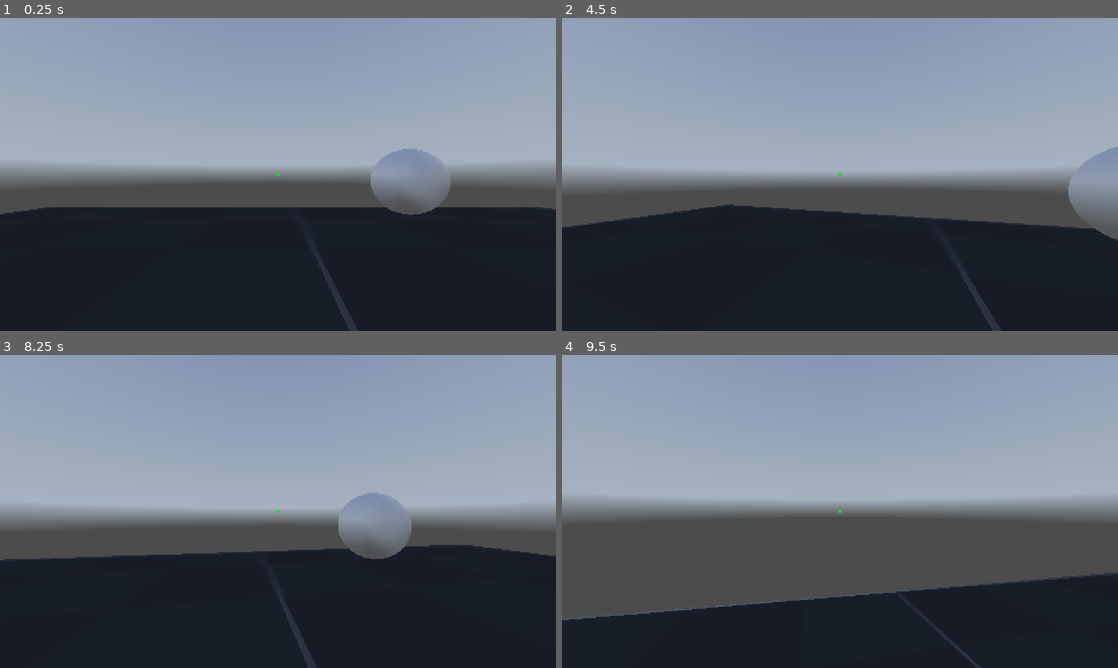
Above: before the commit, frames 1-4 (two rows, left to right).
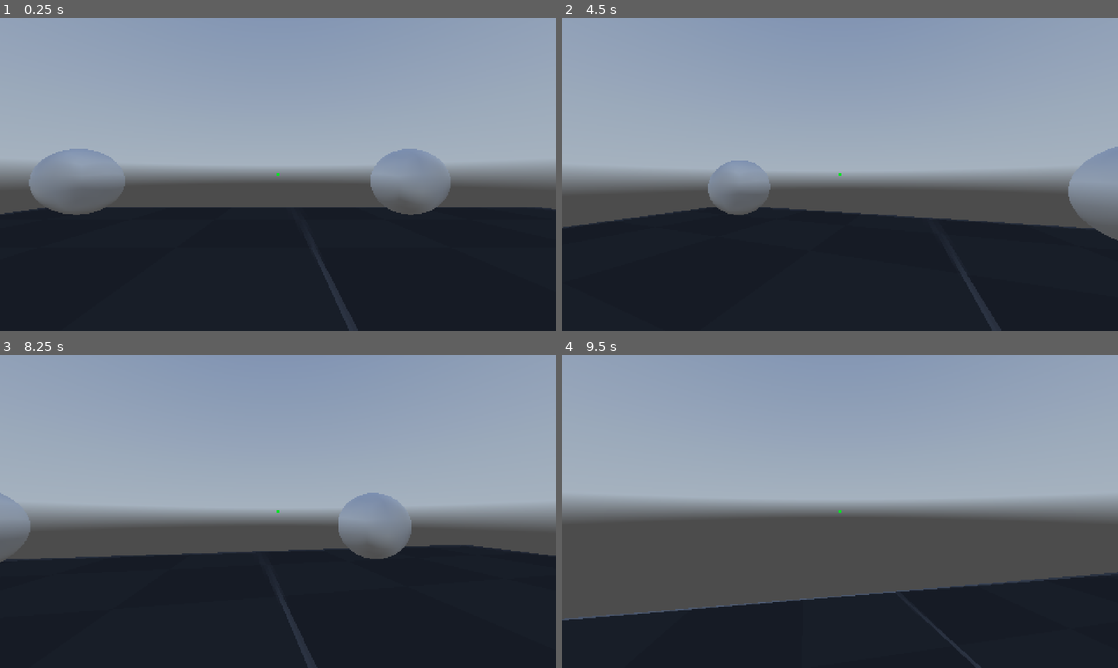
Above: after the commit, the same moments.

Repository: CarpetBakery/ThreeEnds
Game: Godot game, scene res://maps/test/mpInteractTest.tscn
Two runs of this game, one before a commit and one after it. Both use one fixed random seed, a clock stepped at 60 frames per second and the inputs below. A sky picture missing from this copy of the repository is replaced by a grey-blue gradient.
Inputs (mouse positions are in pixels of both pictures, inside the frame that each line leads up to):
- Up to frame 1 (0.25 s): no input
- Up to frame 2 (4.5 s): tap Enter (ui_accept) at 0.5, 3.5 s; move the mouse to (867, 174) at 0.52 s; hold W (forward) from 0.53 s (still down); tap E (interact) at 0.6, 1.55, 2.3, 2.85, 3.8 s; click (867, 174) at 0.67 s; tap Space (jump) at 0.77, 1.52, 3.02, 3.77 s; move the mouse to (812, 174) at 1.27 s; tap Ctrl (crouch) at 1.35 s; move the mouse to (851, 168) at 2.02 s; hold Alt (free_look) 2.03-2.78 s; move the mouse to (834, 180) at 2.77 s; click (834, 180) at 2.92 s; move the mouse to (878, 177) at 3.52 s; press the mouse at (878, 177) at 3.53 s; tap R (debug_restart) at 4.25 s; move the mouse to (795, 171) at 4.27 s; release the mouse at (795, 171) at 4.28 s; tap Mouse wheel down (mouseWheelDown) at 4.35 s
- Up to frame 3 (8.25 s): tap Space (jump) at 4.52, 6.02, 6.77, 7.52 s; tap E (interact) at 4.55, 5.3, 6.05, 6.6, 7.55 s; move the mouse to (283, 511) at 5.02 s; tap Mouse wheel up (mouseWheelUp) at 5.1 s; click (283, 511) at 5.17 s; move the mouse to (255, 505) at 5.77 s; release W (forward) at 5.78 s; hold D (right) 5.78-6.53 s; tap Shift (sprint) at 5.85 s; move the mouse to (305, 511) at 6.52 s; hold W (forward) from 6.53 s (still down); tap Enter (ui_accept) at 7.25 s; move the mouse to (250, 511) at 7.27 s; tap Ctrl (crouch) at 7.35 s; click (250, 511) at 7.42 s; tap R (debug_restart) at 8 s; move the mouse to (289, 505) at 8.02 s; hold Alt (free_look) from 8.03 s (still down)
- Up to frame 4 (9.5 s): tap E (interact) at 8.3, 8.85 s; move the mouse to (834, 517) at 8.77 s; release W (forward) at 8.78 s; release Alt (free_look) at 8.78 s; hold A (left) from 8.78 s (still down); tap Space (jump) at 9.02 s

The runs differ from the first frame. In frame 1, 1.9% of the frame differs, in the area x 5-23%, y 41-63%; in frame 2, 1.1%; in frame 3, 0.5%; in frame 4, nothing differs.

Commit message:
interaction system overhaul

Diff:
--- a/maps/test/mpInteractTest.tscn
+++ b/maps/test/mpInteractTest.tscn
@@ -1,9 +1,10 @@
-[gd_scene load_steps=14 format=3 uid="uid://dk67utygqsb1p"]
+[gd_scene load_steps=15 format=3 uid="uid://dk67utygqsb1p"]
 
 [ext_resource type="Texture2D" uid="uid://dvw4wya6apiut" path="res://assets/hdris/kloofendal_48d_partly_cloudy_puresky_2k.hdr" id="1_ujqab"]
 [ext_resource type="Texture2D" uid="uid://dflihjofrhrwh" path="res://assets/textures/dev/grids/Dark/texture_07.png" id="2_oksw5"]
 [ext_resource type="PackedScene" uid="uid://bkl5uauqwgryi" path="res://objects/player.tscn" id="3_gutj5"]
 [ext_resource type="Script" path="res://scripts/Interactable.gd" id="3_ixfmc"]
+[ext_resource type="Script" path="res://scripts/interaction/test/IntrTest1.gd" id="4_pfnsk"]
 
 [sub_resource type="PanoramaSkyMaterial" id="PanoramaSkyMaterial_g2xyr"]
 panorama = ExtResource("1_ujqab")
@@ -45,35 +46,49 @@
 material_override = SubResource("StandardMaterial3D_3svr0")
 use_collision = true
 
-[node name="Area3D" type="Area3D" parent="Level" node_paths=PackedStringArray("meshInst")]
+[node name="Interactable1" type="Area3D" parent="Level"]
 transform = Transform3D(1, 0, 0, 0, 1, 0, 0, 0, 1, 4.11339, 1.26653, 0)
 script = ExtResource("3_ixfmc")
-meshInst = NodePath("MeshInstance3D")
 interactionText = "This is something"
 
-[node name="MeshInstance3D" type="MeshInstance3D" parent="Level/Area3D"]
+[node name="MeshInstance3D" type="MeshInstance3D" parent="Level/Interactable1"]
 material_override = SubResource("StandardMaterial3D_ptqns")
 mesh = SubResource("QuadMesh_i8741")
 skeleton = NodePath("../..")
 
-[node name="CollisionShape3D" type="CollisionShape3D" parent="Level/Area3D"]
+[node name="CollisionShape3D" type="CollisionShape3D" parent="Level/Interactable1"]
 transform = Transform3D(1.08522, 0, 0, 0, 1.08522, 0, 0, 0, 1.08522, 0, 0, 0)
 shape = SubResource("BoxShape3D_ldho3")
 
-[node name="Area3D2" type="Area3D" parent="Level" node_paths=PackedStringArray("meshInst")]
+[node name="Interactable2" type="Area3D" parent="Level"]
 transform = Transform3D(1, 0, 0, 0, 1, 0, 0, 0, 1, 1.11339, 1.26653, -4)
 script = ExtResource("3_ixfmc")
-meshInst = NodePath("MeshInstance3D")
 interactionText = "Interaction text"
 
-[node name="MeshInstance3D" type="MeshInstance3D" parent="Level/Area3D2"]
+[node name="MeshInstance3D" type="MeshInstance3D" parent="Level/Interactable2"]
 material_override = SubResource("StandardMaterial3D_ptqns")
 mesh = SubResource("CapsuleMesh_m4x6n")
 skeleton = NodePath("../..")
 
-[node name="CollisionShape3D" type="CollisionShape3D" parent="Level/Area3D2"]
+[node name="CollisionShape3D" type="CollisionShape3D" parent="Level/Interactable2"]
 transform = Transform3D(1.08522, 0, 0, 0, 1.08522, 0, 0, 0, 1.08522, 0, 0, 0)
 shape = SubResource("BoxShape3D_ldho3")
 
+[node name="Interactable3" type="Area3D" parent="Level"]
+transform = Transform3D(1, 0, 0, 0, 1, 0, 0, 0, 1, -3.88661, 1.26653, -4)
+script = ExtResource("4_pfnsk")
+interactionText = "THIS IS WORKING!!!"
+
+[node name="MeshInstance3D" type="MeshInstance3D" parent="Level/Interactable3"]
+material_override = SubResource("StandardMaterial3D_ptqns")
+mesh = SubResource("CapsuleMesh_m4x6n")
+skeleton = NodePath("../..")
+
+[node name="CollisionShape3D" type="CollisionShape3D" parent="Level/Interactable3"]
+transform = Transform3D(1.08522, 0, 0, 0, 1.08522, 0, 0, 0, 1.08522, 0, 0, 0)
+shape = SubResource("BoxShape3D_ldho3")
+
+[node name="AudioStreamPlayer3D" type="AudioStreamPlayer3D" parent="Level/Interactable3"]
+
 [node name="player" parent="." instance=ExtResource("3_gutj5")]
 transform = Transform3D(1, 0, 0, 0, 1, 0, 0, 0, 1, -0.873555, 0, -1.13524)
--- a/scripts/Interactable.gd
+++ b/scripts/Interactable.gd
@@ -1,22 +1,26 @@
 class_name Interactable extends Area3D
 
-@export var meshInst: MeshInstance3D
+## Text displayed when you're looking at an object
 @export_multiline var interactionText: String
 
-#const MP_ROOM = preload("res://maps/mpRoom.tscn")
+## Whether or not this node is currently focused by the player
+var focused: bool
 
-# Called when the node enters the scene tree for the first time.
-func _ready() -> void:
-	pass # Replace with function body.
-
-
-# Called every frame. 'delta' is the elapsed time since the previous frame.
-func _process(delta: float) -> void:
+## Called once when the object comes into focus
+func enterFocus(_player: PlayerFps):
 	pass
 
-func onInteract(player: PlayerFps):
-	print("Interacted!!")
+## Called once when the object goes out of focus
+func exitFocus(_player: PlayerFps):
+	pass
+
+## Called every frame when the player is in interaction range of the object (sets interaction text by default)
+func inFocus(_player: PlayerFps):
+	_player.setInteractionText(interactionText)
+
+## Called when the player presses the interact key on this object
+func onInteract(_player: PlayerFps):
+	#print("Interacted!!")
 	#get_tree().change_scene_to_packed(MP_ROOM)
 	#get_tree().change_scene_to_file("res://maps/mpRoom.tscn")
-
 	pass
--- a/scripts/PlayerFps.gd
+++ b/scripts/PlayerFps.gd
@@ -59,7 +59,6 @@
 @export var sprintFov: float = 85.0
 
 
-
 # -- Nodes --
 @export_group("Components")
 @export var neck: Node3D
@@ -67,25 +66,27 @@
 @export var eyes: Node3D
 @export var camera: Camera3D
 
-# Collision
+# Collision nodes
 @export var standing_collision_shape: CollisionShape3D
 @export var crouching_collision_shape: CollisionShape3D
 @export var ray_cast_3d: RayCast3D
 
-# -- Interaction --
+# Interaction nodes
 @export var rayCastInteract: RayCast3D
-
-# -- HUD --
+# Reference to interaction text label
+var interactionText: Label
+
+# HUD nodes
 @export var hud: Control
 @export var screenSurface: TextureRect
 
-# -- Audio --
+# Audio nodes
 @export var footstepSpeaker: AudioStreamPlayer
 
 
-# Reference to interaction text label
-var interactionText: Label
-
+# -- Interaction system --
+# List of nodes that were previously in focus
+var focusedInteractables: Array[Interactable] = []
 
 
 # -- Movement --
@@ -283,13 +284,33 @@
 
 func _processInteraction(delta):
 	# Get the currently colliding area and run onInteract
+	# NOTE: This currently only works for one object at a time...
+	# if we're colliding with more than one thing this might explode
+
 	if rayCastInteract.is_colliding():
 		var collider = rayCastInteract.get_collider()
+
 		if collider is Interactable:
-			# Set interaction text
-			setInteractionText(collider.interactionText)
+			# Add node to focused array and call inFocus
+			if collider not in focusedInteractables:
+				collider.enterFocus(self)
+				collider.focused = true
+				focusedInteractables.append(collider)
+
+			# Call inFocus on Interactable
+			collider.inFocus(self)
+
+			# Interact with the object if 'interact' button is pressed
 			if Input.is_action_just_pressed("interact"):
 				collider.onInteract(self)
+	else:
+		# We aren't colliding with anything on this frame
+		# Call lose focus on each node
+		for i in focusedInteractables:
+			i.focused = false
+			i.exitFocus(self)
+		# Clear focused array
+		focusedInteractables.clear()
 
 ## Set up the HUD
 func _setupHud():
@@ -301,7 +322,7 @@
 
 ## Play footstep sound
 func _playFootstep():
-	## TODO Determine what material the ground is and play a sound
+	## TODO: Determine what material the ground is and play a sound
 	#footstepSpeaker.pitch_scale = randf_range(0.8, 1.2)
 	#footstepSpeaker.play()
 	pass
--- /dev/null
+++ b/scripts/interaction/test/IntrTest1.gd
@@ -0,0 +1,9 @@
+extends Interactable
+
+func inFocus(_player: PlayerFps):
+	super(_player)
+	pass
+
+func onInteract(_player: PlayerFps):
+	super(_player)
+	pass
